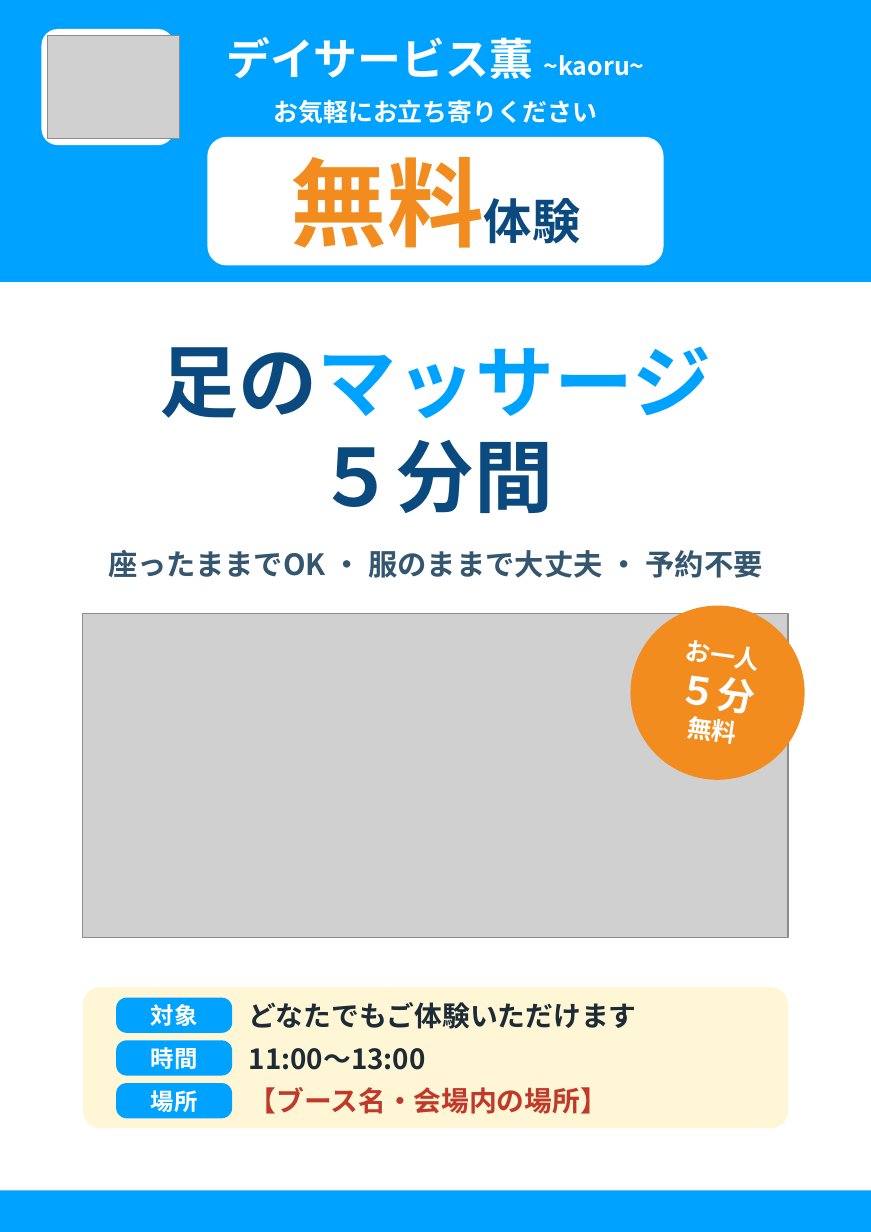
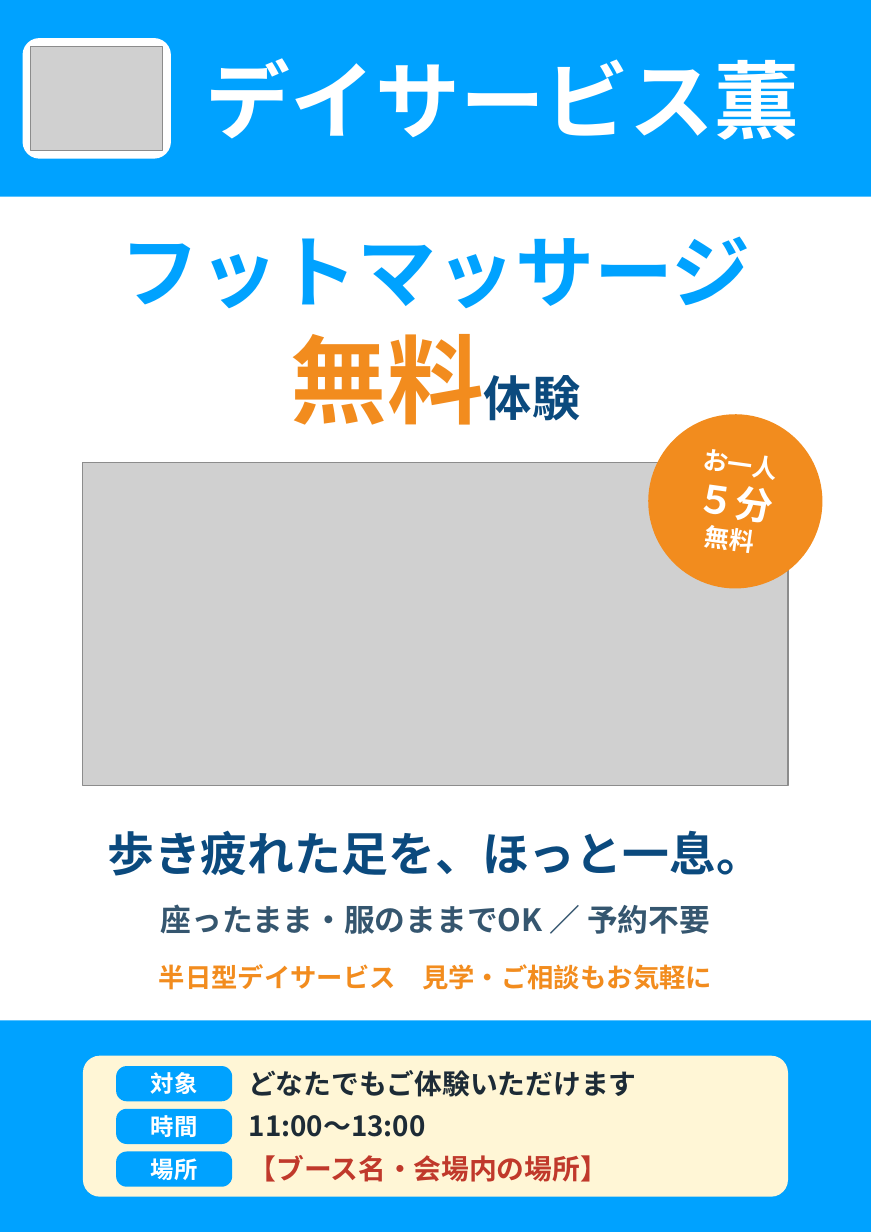
Before and after one commit to goldenglow1991-bot/goldenglow1991-bot.github.io, a slide deck: slide 1 of pop/pop.pptx. Drawn at 871x1232 pixels with LibreOffice and Linux fonts; fonts in the diff are those of the drawing; grey boxes stand for pictures. Boxes give left, top, right and bottom in pixels: in the first picture for what was removed or moved away, otherwise in the second. Text is boxed around its words. In the diff, an @@ line names an element or a change of style, - is before the commit and + after.

```diff
--- a/pop/pop.pptx
+++ b/pop/pop.pptx
@@ rectangle: place and size @@
-rectangle at <box>0,0,871,282</box>
+rectangle at <box>0,0,871,197</box>
@@ rounded rectangle: place and size @@
-rounded rectangle at <box>41,29,174,145</box>
+rounded rectangle at <box>22,38,171,158</box>
@@ picture: place and size @@
-picture at <box>47,35,179,138</box>
+picture at <box>31,46,162,150</box>
@@ text at <box>206,58,800,140</box>: text changed; size 30 to 58 pt @@
-デイサービス薫 ~kaoru~
+デイサービス薫
@@ text removed at <box>273,99,597,124</box> @@
-お気軽にお立ち寄りください
@@ text at <box>120,236,751,308</box>: text changed; text colour #0B4A7E to #00A2FF @@
-足のマッサージ
-５分間
+フットマッサージ
@@ text "無料体験" rewrapped from <box>207,137,664,265</box> to <box>291,334,581,425</box> @@
@@ ellipse "お一人": place and size @@
-ellipse "お一人" at <box>619,594,815,791</box>
+ellipse "お一人" at <box>636,403,833,599</box>
@@ picture: place and size @@
-picture at <box>83,614,788,937</box>
+picture at <box>83,462,788,786</box>
@@ text added at <box>107,830,763,876</box>, 32 pt, text #0B4A7E, bold @@
+歩き疲れた足を、ほっと一息。
@@ text at <box>161,904,710,934</box>: text changed; size 20 to 21 pt @@
-座ったままでOK ・ 服のままで大丈夫 ・ 予約不要
+座ったまま・服のままでOK ／ 予約不要
@@ text added at <box>159,964,712,990</box>, 18 pt, text #F28C1E, bold @@
+半日型デイサービス 見学・ご相談もお気軽に
@@ rectangle: place and size @@
-rectangle at <box>0,1190,871,1231</box>
+rectangle at <box>0,1021,871,1232</box>
@@ 4 rounded rectangles, 3 texts: place and size @@
-4 rounded rectangles, 3 texts at <box>83,987,788,1128</box>
+4 rounded rectangles, 3 texts at <box>83,1055,788,1196</box>
```
